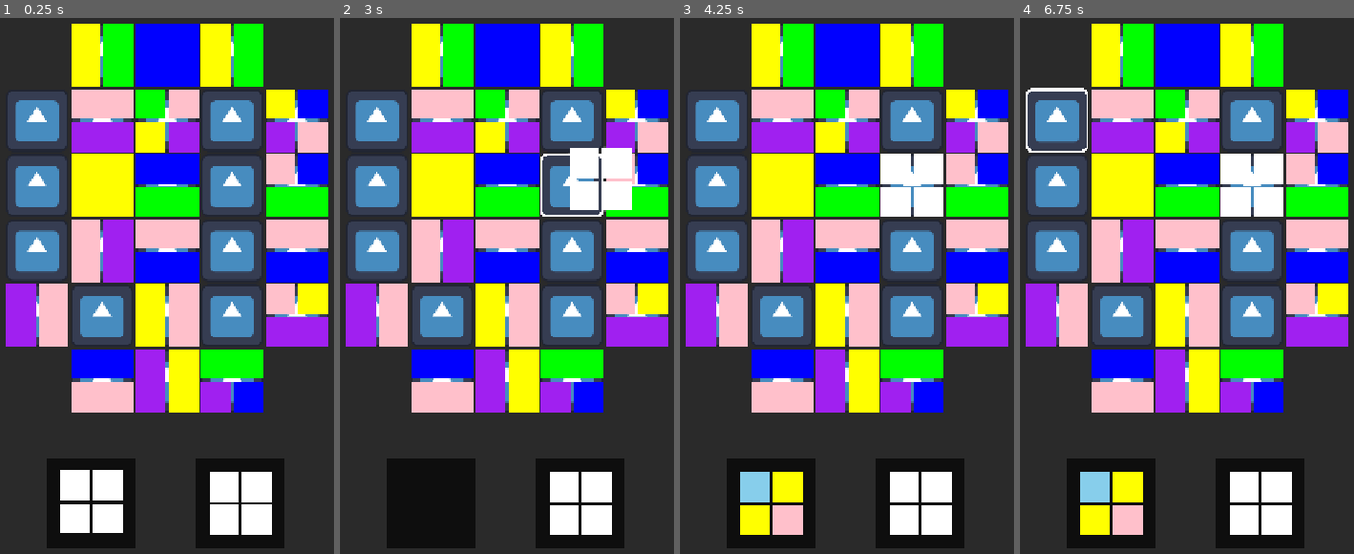
Above: before the commit, frames 1-4 (left to right).
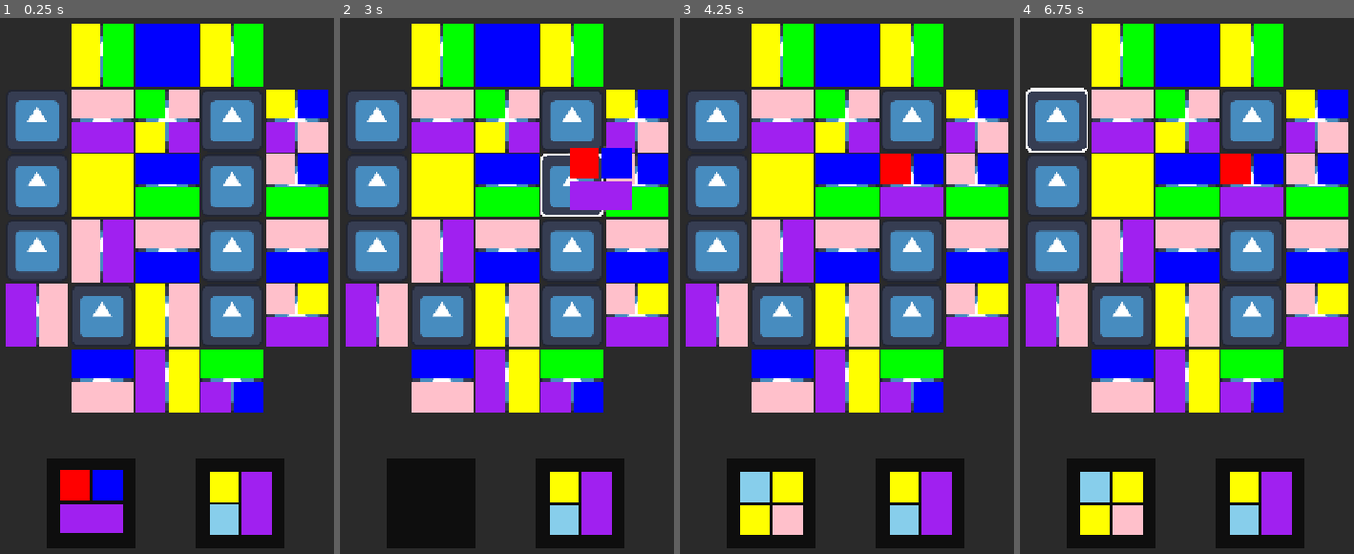
Above: after the commit, the same moments.

Repository: Jooky4/Puzzle-Jam
Game: Godot game, scene res://Scenes/Level/level.tscn
Two runs of this game, one before a commit and one after it. Both use one fixed random seed, a clock stepped at 60 frames per second and the inputs below. The engine's default icon, where the game draws it, is replaced by a stand-in: a white triangle on a blue panel in a dark square.
Inputs (mouse positions are in pixels of both pictures, inside the frame that each line leads up to):
- Up to frame 1 (0.25 s): no input
- Up to frame 2 (3 s): click (430, 500) at 0.52 s; click (430, 505) at 1.27 s; click (430, 505) at 2.02 s; tap Enter at 2.75 s; move the mouse to (600, 178) at 2.77 s; click (600, 178) at 2.92 s
- Up to frame 3 (4.25 s): tap Space at 3.5 s; move the mouse to (760, 253) at 3.52 s; click (760, 253) at 3.67 s
- Up to frame 4 (6.75 s): tap Enter at 4.25, 5.75 s; move the mouse to (1227, 50) at 4.27 s; click (1227, 50) at 4.42 s; tap Space at 5, 6.5 s; move the mouse to (1163, 371) at 5.02 s; click (1163, 371) at 5.17 s; move the mouse to (1313, 334) at 5.77 s; click (1313, 334) at 5.92 s; move the mouse to (1056, 103) at 6.52 s; click (1056, 103) at 6.67 s

The runs differ from the first frame. In frame 1, 4.1% of the frame differs, in the area x 18-82%, y 84-97%; in frame 2, 4.0%; in frame 3, 4.1%, in the area x 60-82%, y 25-97%; in frame 4, 4.1%.

Commit message:
update game

Diff:
--- a/Scenes/Block/empty_block.gd
+++ b/Scenes/Block/empty_block.gd
@@ -1,8 +1,9 @@
 extends Control
 
 @onready var texture = $TextureRect
-@onready var can_drop_block : bool = true
-@onready var select : bool = false
+var can_drop_block : bool = true
+var active : bool = true
+var select : bool = false
 
 func add_block() -> void:
 	not_can_drop()
@@ -10,6 +11,7 @@
 	$TextureRect.use_parent_material = true
 
 func set_not_active() -> void:
+	active = false
 	can_drop_block = false
 	self.custom_minimum_size = Vector2(0, 0)
 	$TextureRect.visible = false
--- a/Scenes/Level/level.gd
+++ b/Scenes/Level/level.gd
@@ -7,8 +7,12 @@
 @onready var block_for_drop_1 = $UI/VBoxContainer/ColorRect/Block
 @onready var block_for_drop_2 = $UI/VBoxContainer/ColorRect2/Block2
 
+var CURRENT_LEVEL_MATRIX : Array = []
+
 func _ready() -> void:
 	create_level()
+	block_for_drop_1.create_random_color()
+	block_for_drop_2.create_random_color()
 
 func _input(event):
 	var drop = false
@@ -24,6 +28,7 @@
 						$UI/VBoxContainer/ColorRect.add_child(buff)
 						buff.create_random_color()
 						block_for_drop_1 = buff
+						update_lvl_matrix()
 						drop = true
 					elif block_for_drop_2.follow_mouse:
 						block_for_drop_2.drop_block()
@@ -33,6 +38,7 @@
 						$UI/VBoxContainer/ColorRect2.add_child(buff)
 						buff.create_random_color()
 						block_for_drop_2 = buff
+						update_lvl_matrix()
 						drop = true
 					break
 
@@ -49,22 +55,37 @@
 	node.global_position = new_parent.global_position
 
 func create_level() -> void:
-	var level_arr = LevelManager.get_current_level_setup()
+	CURRENT_LEVEL_MATRIX = LevelManager.get_current_level_setup()
 
-	for i in range(level_arr.size()):
-		for j in range(level_arr[i].size()):
+	for i in range(CURRENT_LEVEL_MATRIX.size()):
+		for j in range(CURRENT_LEVEL_MATRIX[i].size()):
 			var buff = EMPTY_BLOCK.instantiate()
-			if level_arr[i][j] != [-1, -1, -1, -1]:
+			if CURRENT_LEVEL_MATRIX[i][j] != [-1, -1, -1, -1]:
 				block_container.add_child(buff)
 
-				if level_arr[i][j] != [0, 0, 0, 0]:
+				if CURRENT_LEVEL_MATRIX[i][j] != [0, 0, 0, 0]:
 					var buff1 = COLOR_BLOCK.instantiate()
 					buff.not_can_drop()
 					buff.add_child(buff1)
-					buff1.get_color_block(level_arr[i][j])
+					buff1.get_color_block(CURRENT_LEVEL_MATRIX[i][j])
 
-			elif level_arr[i][j] == [-1, -1, -1, -1]:
+			elif CURRENT_LEVEL_MATRIX[i][j] == [-1, -1, -1, -1]:
 				buff.set_not_active()
 				block_container.add_child(buff)
 
 	block_container.anchors_preset = Control.PRESET_CENTER
+	update_lvl_matrix()
+
+func update_lvl_matrix() -> void:
+	var count = 0
+	for i in block_container.get_children():
+		if i.active:
+			if i.get_child_count() != 1:
+				for j in i.get_children():
+					if "Block" in j.name:
+						CURRENT_LEVEL_MATRIX[count / 6][count % 6] = j.BLOCK_COLORS
+			else:
+				CURRENT_LEVEL_MATRIX[count / 6][count % 6] = [0, 0, 0, 0]
+		else:
+			CURRENT_LEVEL_MATRIX[count / 6][count % 6] = [-1, -1, -1, -1]
+		count += 1
